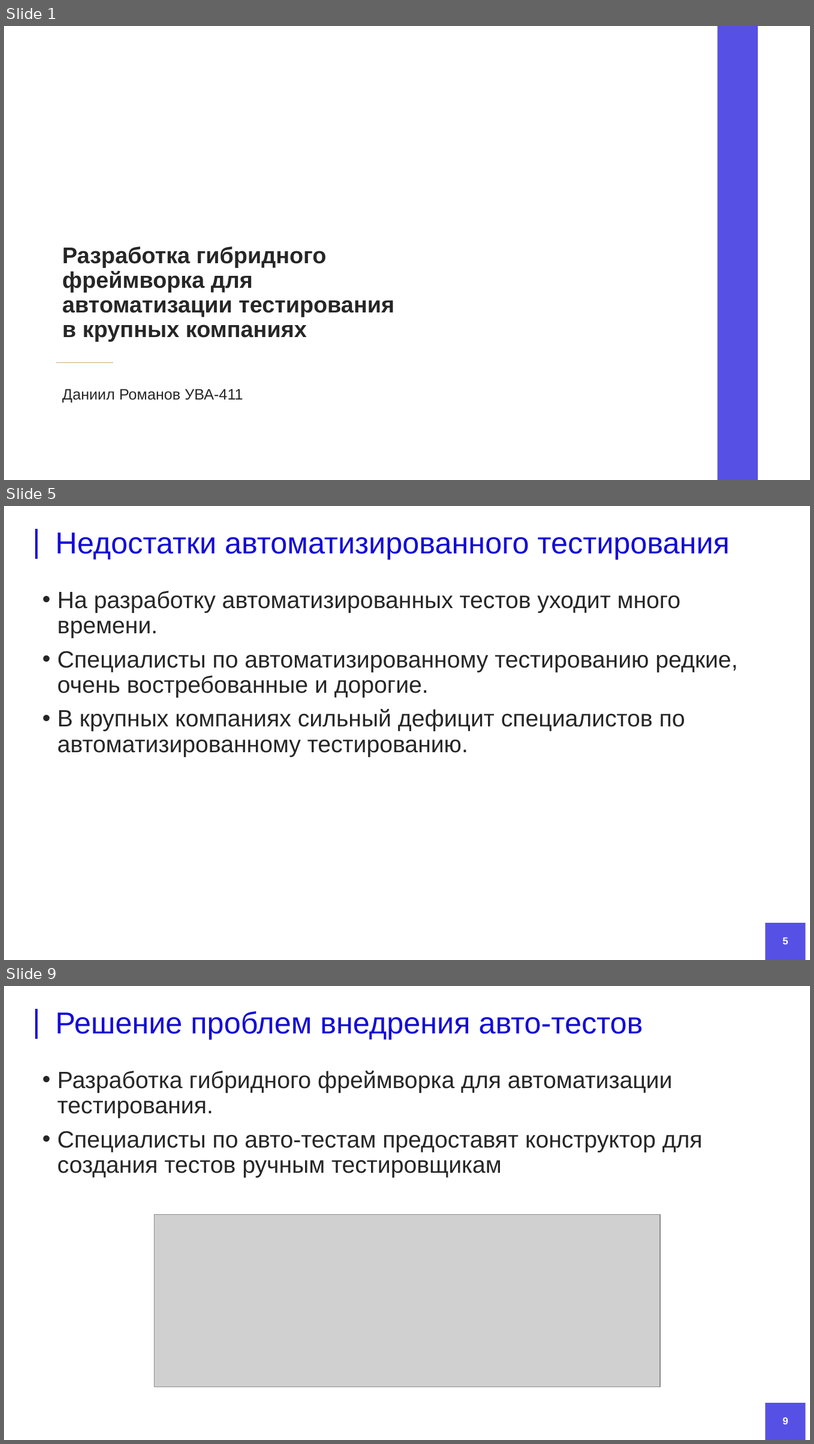
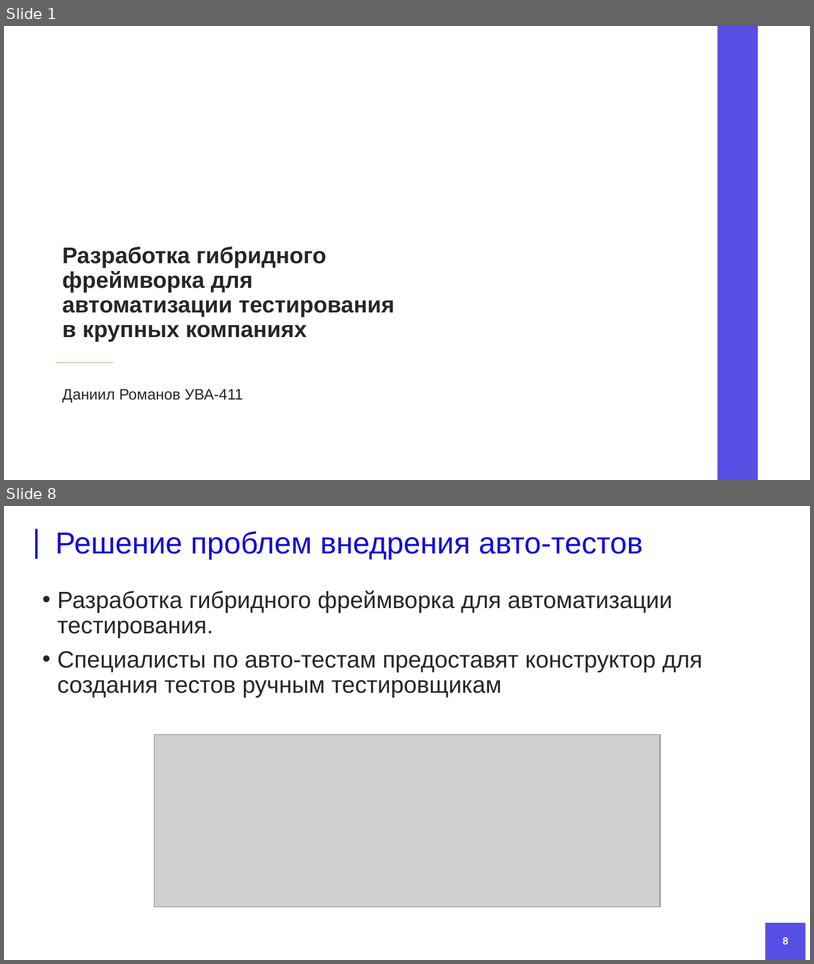
Before and after one commit to DanielRomanoff/practice, a slide deck: презентация.pptx. Shown one above the other, each under a label of ours: slides 1, 5 and 9 before the commit, slides 1 and 8 after it; the slides between them are not shown. The pictures are 814x1444 and 814x964 pixels, drawn with LibreOffice and Linux fonts; fonts in the diff are those of the drawing; grey boxes stand for pictures; background and template pictures are left out. Boxes give left, top, right and bottom in pixels: in the first picture for what was removed or moved away, otherwise in the second. Text is boxed around its words. In the diff, an @@ line names an element or a change of style, - is before the commit and + after.

```diff
--- a/презентация.pptx
+++ b/презентация.pptx
@@ slide 5 removed at bbox=[4, 506, 810, 960], background #FFFFFF; not listed: 2 template elements that a slide beside it also shows @@
@@ title removed at bbox=[56, 532, 730, 559] @@
-Недостатки автоматизированного тестирования
@@ text removed at bbox=[57, 591, 738, 757] @@
-• На разработку автоматизированных тестов уходит много времени.
-• Специалисты по автоматизированному тестированию редкие, очень востребованные и дорогие.
-• В крупных компаниях сильный дефицит специалистов по автоматизированному тестированию.
@@ page number removed at bbox=[783, 937, 788, 944] @@
-5
@@ what was slide 9 is now slide 8 @@
```
Also in this commit, not shown: 7 slides changed, 2 slides added, 5 other slides removed, 1 other file.
